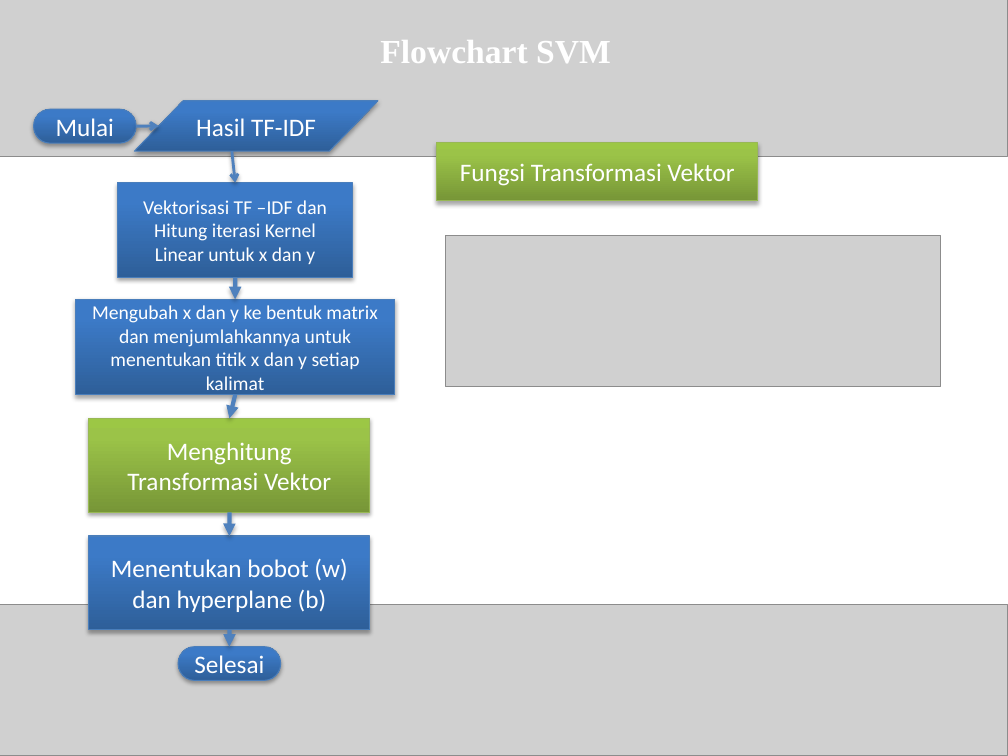
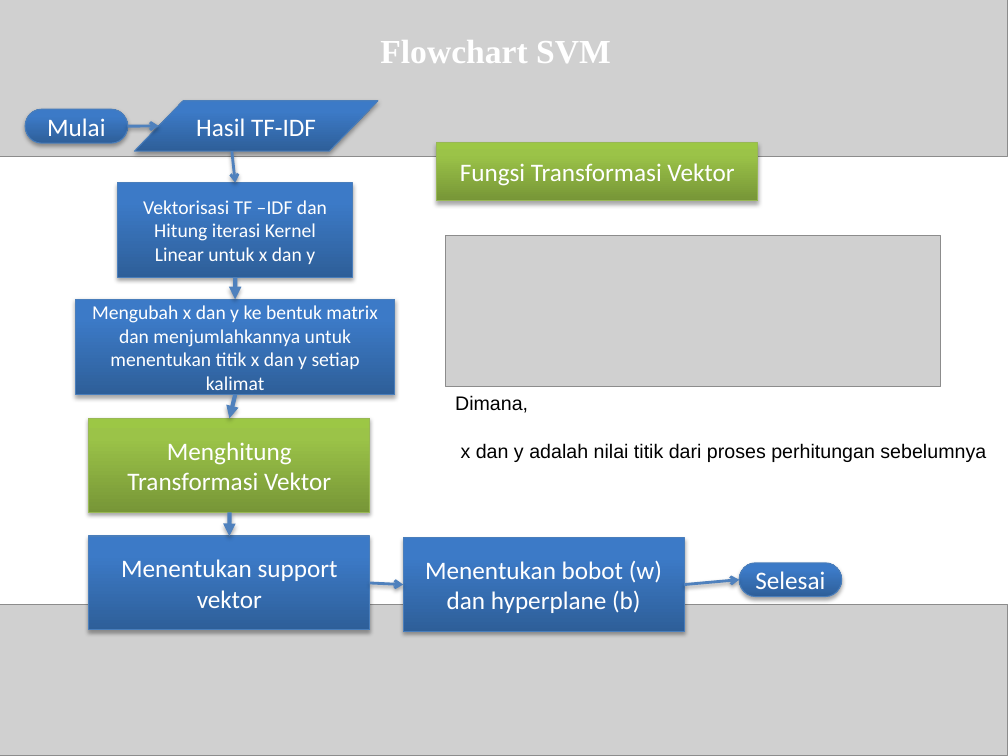
Before and after one commit to mzbudi/skripsi_roni, a slide deck: slide 10 of Sidang-Skripsi.pptx (slide 9 before the commit). Drawn at 1008x756 pixels with LibreOffice and Linux fonts; fonts in the diff are those of the drawing; grey boxes stand for pictures. Boxes give left, top, right and bottom in pixels: in the first picture for what was removed or moved away, otherwise in the second. Text is boxed around its words. In the diff, an @@ line names an element or a change of style, - is before the commit and + after.

```diff
--- a/Sidang-Skripsi.pptx
+++ b/Sidang-Skripsi.pptx
@@ pill shape "Mulai": place and size @@
-pill shape "Mulai" at (33, 109, 136, 143)
+pill shape "Mulai" at (25, 109, 128, 143)
@@ arrow moved from (136, 126) - (158, 126) to (128, 126) - (158, 126) @@
@@ text added at (455, 395, 986, 462), 14 pt, text #000000 @@
+Dimana,
+x dan y adalah nilai titik dari proses perhitungan sebelumnya
@@ rectangle added at (403, 537, 684, 631), fill gradient #2F5F99 to #3D7CC7 to #3A7CCB, outline #4B7EBC 0.75 pt, 18 pt, text #FFFFFF @@
+Menentukan bobot (w) dan hyperplane (b)
@@ text in rectangle at (121, 559, 338, 608): text changed @@
-Menentukan bobot (w) dan hyperplane (b)
+Menentukan support vektor
@@ pill shape "Selesai": place and size @@
-pill shape "Selesai" at (178, 646, 281, 680)
+pill shape "Selesai" at (739, 562, 842, 597)
@@ arrow added from (370, 583) to (403, 585), #4F81BD 2 pt @@
@@ arrow added from (684, 585) to (739, 580), #4F81BD 2 pt @@
@@ arrow removed from (230, 630) to (230, 647) @@
```
Also in this commit, not shown: 5 other slides changed, 1 slide added, 24 other files.
